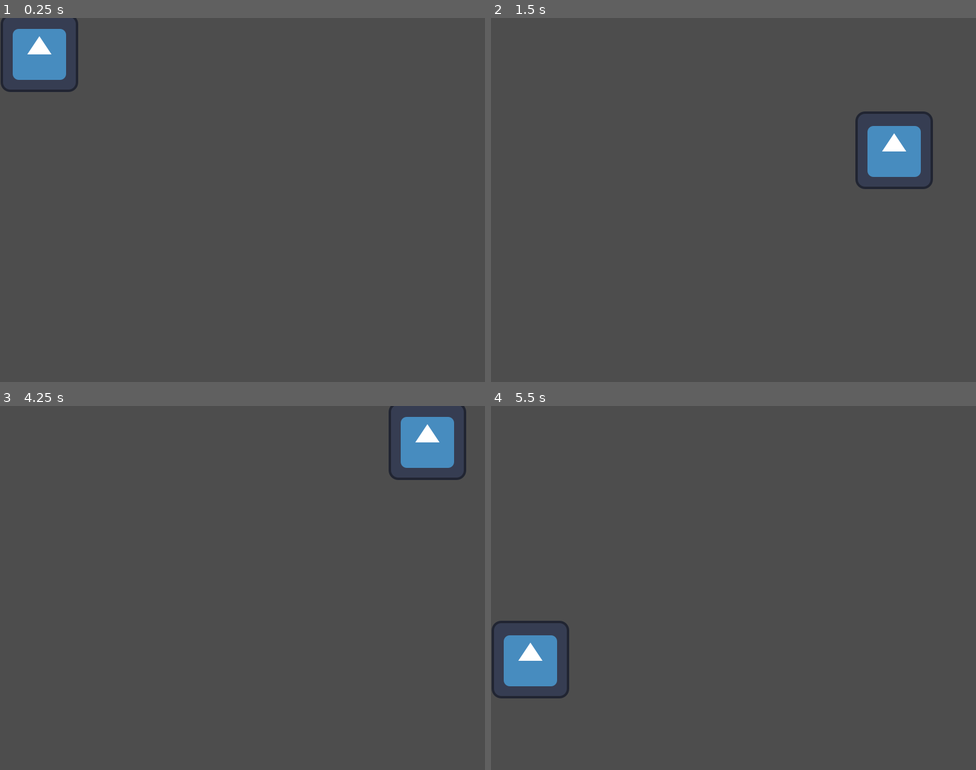
Above: before the commit, frames 1-4 (two rows, left to right).
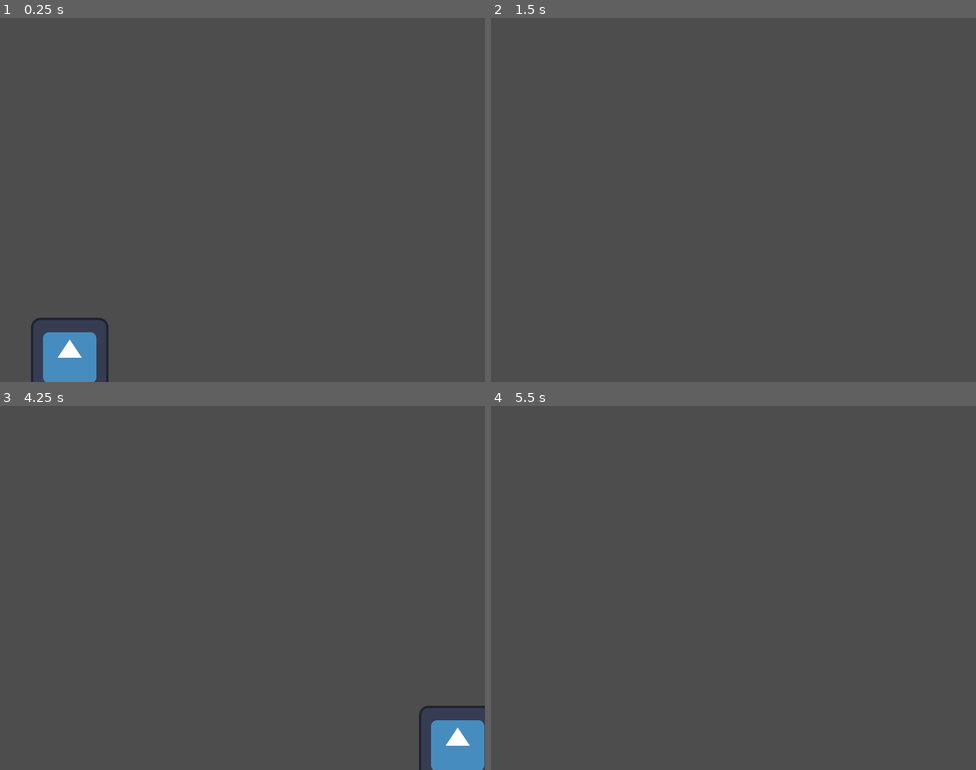
Above: after the commit, the same moments.

Repository: quentinams/chrono-sprinter
Game: Godot game, scene res://scene/player.tscn
Same seed, same stepped clock (60 frames per second), same inputs: the game is played once before the commit and once after it. The engine's default icon, where the game draws it, is replaced by a stand-in: a white triangle on a blue panel in a dark square.
Inputs:
- Up to frame 1 (0.25 s): no input
- Up to frame 2 (1.5 s): tap Enter at 0.5 s; hold D (player_right) 0.53-1.28 s; hold S (player_down) from 1.28 s (still down)
- Up to frame 3 (4.25 s): release S (player_down) at 2.03 s; hold D (player_right) 2.03-2.78 s; tap Space at 2.75 s; hold W (player_up) 2.78-3.53 s; tap Enter at 3.5 s; hold A (player_left) from 3.53 s (still down)
- Up to frame 4 (5.5 s): release A (player_left) at 5.03 s; hold S (player_down) from 5.03 s (still down)

The runs differ from the first frame. In frame 1, 3.6% of the frame differs, in the area x 0-23%, y 0-100%; in frame 2, 1.9%; in frame 3, 3.5%; in frame 4, 1.9%.
Error before the commit: Attempt to call function 'get_viewport_rect' in base 'null instance' on a null instance. (res://scene/player.gd:11)
Error after the commit: Attempt to call function 'get_viewport_rect' in base 'null instance' on a null instance. (res://scene/player.gd:7)

Commit message:
fixed player movement

Diff:
--- /dev/null
+++ b/scene/bullet.gd
@@ -0,0 +1,13 @@
+extends Node2D
+
+@onready var player = $MAIN/Player
+
+# Called when the node enters the scene tree for the first time.
+func _ready():
+
+	pass # Replace with function body.
+
+
+# Called every frame. 'delta' is the elapsed time since the previous frame.
+func _process(delta):
+	pass
--- /dev/null
+++ b/scene/bullet.tscn
@@ -0,0 +1,12 @@
+[gd_scene load_steps=3 format=3 uid="uid://7hb5sfl5ckgp"]
+
+[ext_resource type="Script" path="res://scene/bullet.gd" id="1_ep06j"]
+[ext_resource type="Texture2D" uid="uid://b4d6xi7dgp53w" path="res://assets/pixil-frame-0.png" id="1_hahmx"]
+
+[node name="Bullet" type="Node2D"]
+script = ExtResource("1_ep06j")
+
+[node name="Sprite2D" type="Sprite2D" parent="."]
+texture = ExtResource("1_hahmx")
+centered = false
+offset = Vector2(-15, -14)
--- a/scene/main.tscn
+++ b/scene/main.tscn
@@ -1,7 +1,8 @@
-[gd_scene load_steps=3 format=3 uid="uid://c1s0v33rp77xg"]
+[gd_scene load_steps=4 format=3 uid="uid://c1s0v33rp77xg"]
 
 [ext_resource type="PackedScene" uid="uid://d3n45hx0bccsb" path="res://scene/player.tscn" id="1_epx3o"]
 [ext_resource type="PackedScene" uid="uid://b1o7qfdy8d1j3" path="res://scene/camera.tscn" id="2_gn3qi"]
+[ext_resource type="PackedScene" uid="uid://7hb5sfl5ckgp" path="res://scene/bullet.tscn" id="3_w53ir"]
 
 [node name="MAIN" type="Node2D"]
 
@@ -9,3 +10,5 @@
 scale = Vector2(0.5, 0.5)
 
 [node name="Camera" parent="." instance=ExtResource("2_gn3qi")]
+
+[node name="Bullet" parent="." instance=ExtResource("3_w53ir")]
--- a/scene/player.gd
+++ b/scene/player.gd
@@ -1,14 +1,13 @@
 extends Node2D
 
 var speed = 800
-var screen_size
 var player_size = Vector2 (128, 128)
 var player_scale = Vector2 (0.5, 0.5)
 var player_start_pos = Vector2 (50, 500)
+@onready var screen_size = get_parent().get_node("Camera/Camera2D").get_viewport_rect()
 
 # Called when the node enters the scene tree for the first time.
 func _ready():
-	screen_size = get_parent().get_node("Camera/Camera2D").get_viewport_rect()
 	position = player_start_pos
 	_print_infos()
 
Binary file added: assets/pixil-frame-0.png
Not shown, added: assets/pixil-frame-0.png.import
